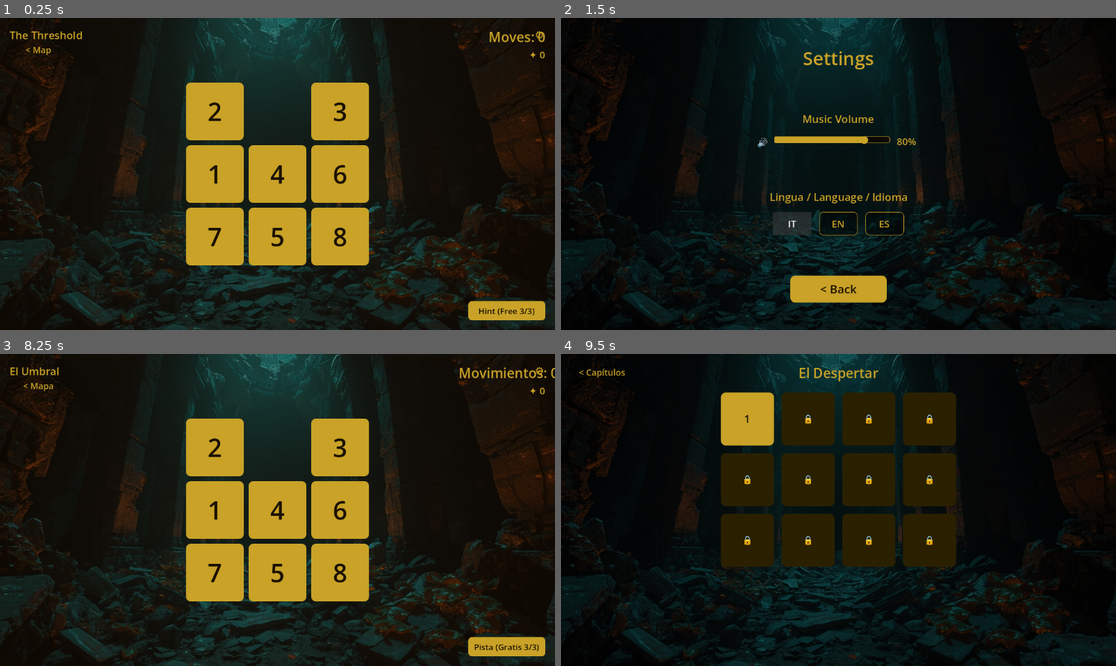
Above: before the commit, frames 1-4 (two rows, left to right).
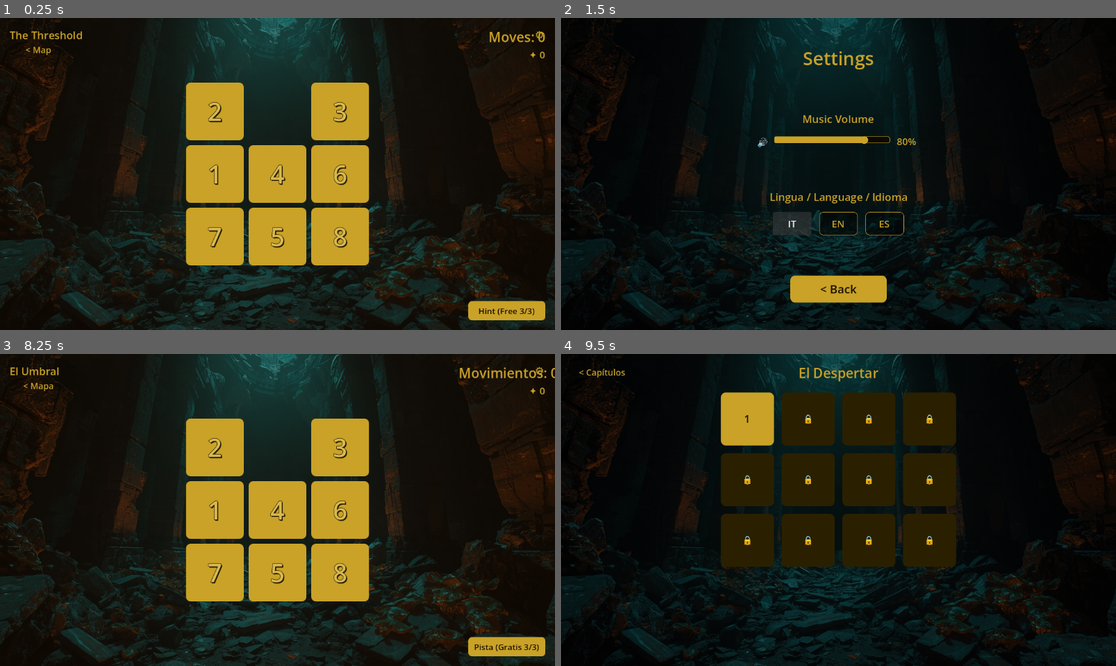
Above: after the commit, the same moments.

Repository: teologoeretico1975/LeTavoleDiAshan
Game: Godot game, scene res://scenes/game/GameBoard.tscn
Same seed, same stepped clock (60 frames per second), same inputs: the game is played once before the commit and once after it. This scene is started directly instead of the project's main scene.
Inputs:
- Up to frame 1 (0.25 s): no input
- Up to frame 2 (1.5 s): click "⚙" at 0.5 s; click "IT" at 1.25 s
- Up to frame 3 (8.25 s): click "EN" at 2 s; click "ES" at 2.75 s; click "IT" at 3.5 s; click "EN" at 4.25 s; click "ES" at 5 s; click "IT" at 5.75 s; click "EN" at 6.5 s; click "ES" at 7.25 s; click "< Back" at 8 s
- Up to frame 4 (9.5 s): click "< Mapa" at 8.75 s

The runs differ from the first frame. In frame 1, 0.8% of the frame differs, in the area x 37-63%, y 26-74%; in frame 2, nothing differs; in frame 3, 0.8%; in frame 4, nothing differs.

Commit message:
Apply stone texture and Cinzel Decorative font with engraving effect to tiles
Co-Authored-By: Claude Sonnet 4.6 <noreply@anthropic.com>

Diff:
--- a/scripts/ui/GameBoard.gd
+++ b/scripts/ui/GameBoard.gd
@@ -353,42 +353,87 @@
 
 
 func _make_tile(board_index: int) -> Panel:
-	# Panel = contenitore con sfondo stilizzabile — come un Border in WPF.
 	var panel := Panel.new()
 	panel.name = "Tile%d" % board_index
 	panel.size = Vector2(TILE_SIZE, TILE_SIZE)
-
-	# MOUSE_FILTER_STOP = questo nodo consuma gli eventi mouse e non li passa al genitore.
-	# Equivalente di IsHitTestVisible="True" + e.Handled=true in WPF.
 	panel.mouse_filter = Control.MOUSE_FILTER_STOP
 
-	# StyleBoxFlat = background colorato con angoli arrotondati.
-	# In Godot lo stile visivo è separato dal nodo — come ControlTemplate in WPF.
-	# add_theme_stylebox_override() applica lo stile solo a questo nodo, non globalmente.
-	var style := StyleBoxFlat.new()
-	style.bg_color = COL_TILE
-	style.corner_radius_top_left     = 10
-	style.corner_radius_top_right    = 10
-	style.corner_radius_bottom_left  = 10
-	style.corner_radius_bottom_right = 10
-	panel.add_theme_stylebox_override("panel", style)
-
-	# Label centrata dentro il Panel.
+	# PARTE 1 — Texture pietra come sfondo del tile.
+	# StyleBoxTexture mostra stonetile.png stirato a coprire l'intero Panel.
+	var tex := ResourceLoader.load("res://assets/texture/stonetile.png") as Texture2D
+	if tex != null:
+		var style_tex := StyleBoxTexture.new()
+		style_tex.texture = tex
+		# Angoli arrotondati tramite expand_margin: nessun margine = copertura totale.
+		style_tex.texture_margin_left   = 0.0
+		style_tex.texture_margin_right  = 0.0
+		style_tex.texture_margin_top    = 0.0
+		style_tex.texture_margin_bottom = 0.0
+		# PARTE 3 — Rilievo: ombra sotto-destra.
+		style_tex.shadow_color  = Color(0.0, 0.0, 0.0, 0.6)
+		style_tex.shadow_size   = 4
+		style_tex.shadow_offset = Vector2(3, 3)
+		panel.add_theme_stylebox_override("panel", style_tex)
+
+		# PARTE 3 — Bordi rilievo: highlight top/left + ombra bottom/right.
+		# Godot 4 non ha border per StyleBoxTexture, usiamo un ColorRect overlay
+		# con disegno custom tramite CanvasItem. Soluzione pratica: due ColorRect
+		# sottili fissi sopra e a sinistra (chiaro), sotto e a destra (scuro).
+		var bevel_tl := ColorRect.new()
+		bevel_tl.color = Color(0.4, 0.5, 0.5, 0.3)
+		bevel_tl.mouse_filter = Control.MOUSE_FILTER_IGNORE
+		bevel_tl.set_anchors_preset(Control.PRESET_FULL_RECT)
+		bevel_tl.offset_right  = -2; bevel_tl.offset_bottom = -2
+		panel.add_child(bevel_tl)
+
+		var bevel_br := ColorRect.new()
+		bevel_br.color = Color(0.0, 0.0, 0.0, 0.5)
+		bevel_br.mouse_filter = Control.MOUSE_FILTER_IGNORE
+		bevel_br.anchor_left   = 0.0; bevel_br.anchor_top    = 0.0
+		bevel_br.anchor_right  = 1.0; bevel_br.anchor_bottom = 1.0
+		bevel_br.offset_left = 2; bevel_br.offset_top = 2
+		panel.add_child(bevel_br)
+	else:
+		# Fallback se la texture non è ancora importata.
+		var style_fb := StyleBoxFlat.new()
+		style_fb.bg_color = COL_TILE
+		style_fb.corner_radius_top_left     = 10; style_fb.corner_radius_top_right    = 10
+		style_fb.corner_radius_bottom_left  = 10; style_fb.corner_radius_bottom_right = 10
+		panel.add_theme_stylebox_override("panel", style_fb)
+
+	# PARTE 2 — Label con font Cinzel Decorative ed effetto incisione.
 	var label := Label.new()
 	label.name = "Label"
-	# PRESET_FULL_RECT ancora la Label a tutti e quattro i bordi del Panel genitore.
 	label.set_anchors_preset(Control.PRESET_FULL_RECT)
 	label.horizontal_alignment = HORIZONTAL_ALIGNMENT_CENTER
 	label.vertical_alignment   = VERTICAL_ALIGNMENT_CENTER
-	label.add_theme_font_size_override("font_size", 52)
-	label.add_theme_color_override("font_color", COL_TILE_TEXT)
-	# MOUSE_FILTER_IGNORE = la Label non intercetta eventi mouse; li passa al Panel padre.
 	label.mouse_filter = Control.MOUSE_FILTER_IGNORE
+
+	# Font Cinzel Decorative — evoca pietra incisa medievale/gotica.
+	var font := ResourceLoader.load(
+		"res://assets/fonts/Cinzel_Decorative/CinzelDecorative-Regular.ttf"
+	) as Font
+	if font != null:
+		label.add_theme_font_override("font", font)
+
+	# Dimensione adattiva: tile più piccoli (4×4) hanno numeri a 2 cifre → font più piccolo.
+	var font_size: int = 52 if _grid_size == 3 else 36
+	label.add_theme_font_size_override("font_size", font_size)
+
+	# Oro brunito — meno brillante dell'oro UI, dà l'effetto di pigmento nella pietra.
+	label.add_theme_color_override("font_color", Color(0.85, 0.72, 0.3, 1.0))
+
+	# Outline quasi-nero: simula il solco dell'incisione attorno alla cifra.
+	label.add_theme_color_override("font_outline_color", Color(0.05, 0.03, 0.01, 1.0))
+	label.add_theme_constant_override("outline_size", 3)
+
+	# Ombra: dà profondità al numero come se fosse in rilievo sulla pietra.
+	label.add_theme_color_override("font_shadow_color", Color(0.0, 0.0, 0.0, 0.8))
+	label.add_theme_constant_override("shadow_offset_x", 2)
+	label.add_theme_constant_override("shadow_offset_y", 2)
+
 	panel.add_child(label)
 
-	# Passa il panel stesso (non l'indice) così _on_tile_input può ricercarne la
-	# posizione corrente in _tile_nodes al momento del click — l'indice originale
-	# non è affidabile dopo gli swap che avvengono ad ogni mossa.
 	panel.gui_input.connect(_on_tile_input.bind(panel))
 
 	return panel
